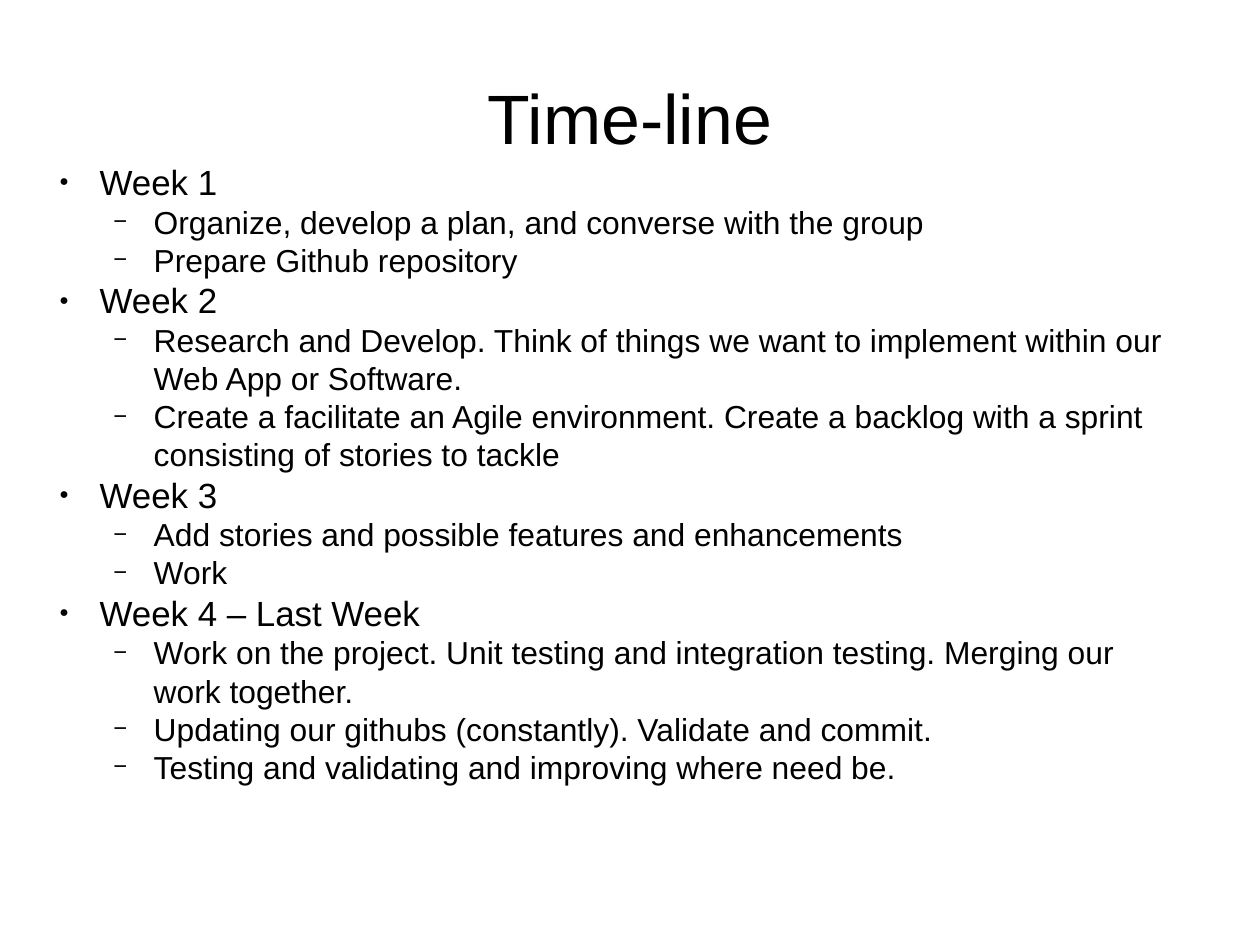
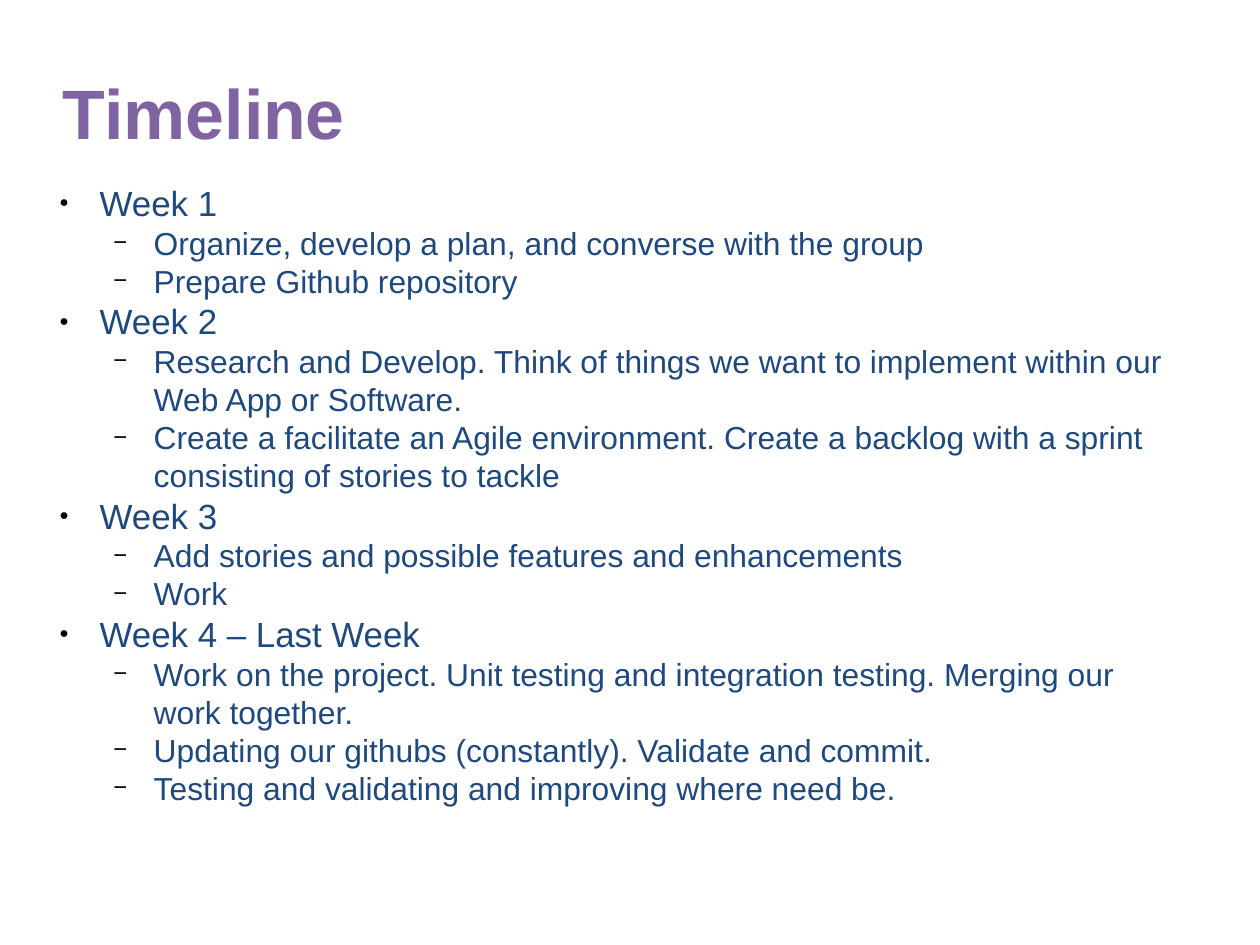
Before and after one commit to mkhalid578/orderProcessing, a slide deck: slide 8 of Project_Proposal.pptx (slide 9 before the commit). Drawn at 1260x945 pixels with LibreOffice and Linux fonts; fonts in the diff are those of the drawing. Boxes give left, top, right and bottom in pixels: in the first picture for what was removed or moved away, otherwise in the second. Text is boxed around its words. In the diff, an @@ line names an element or a change of style, - is before the commit and + after.

Commit message:
Re-worded introductory slides
and added colors to the rest of the slides

```diff
--- a/Project_Proposal.pptx
+++ b/Project_Proposal.pptx
@@ text at (x1=63, y1=88, x2=345, y2=140): text changed; text colour #000000 to #8064A2; bold on @@
-Time-line
+Timeline
@@ text "Week 1" moved from (x1=100, y1=169, x2=1161, y2=785) to (x1=100, y1=190, x2=1161, y2=806) @@
@@ text "Week 1" at (x1=100, y1=190, x2=1161, y2=806): text colour #000000 to #1F497D @@
```
Also in this commit, not shown: 5 other slides changed, 1 slide added, 2 slides removed.
